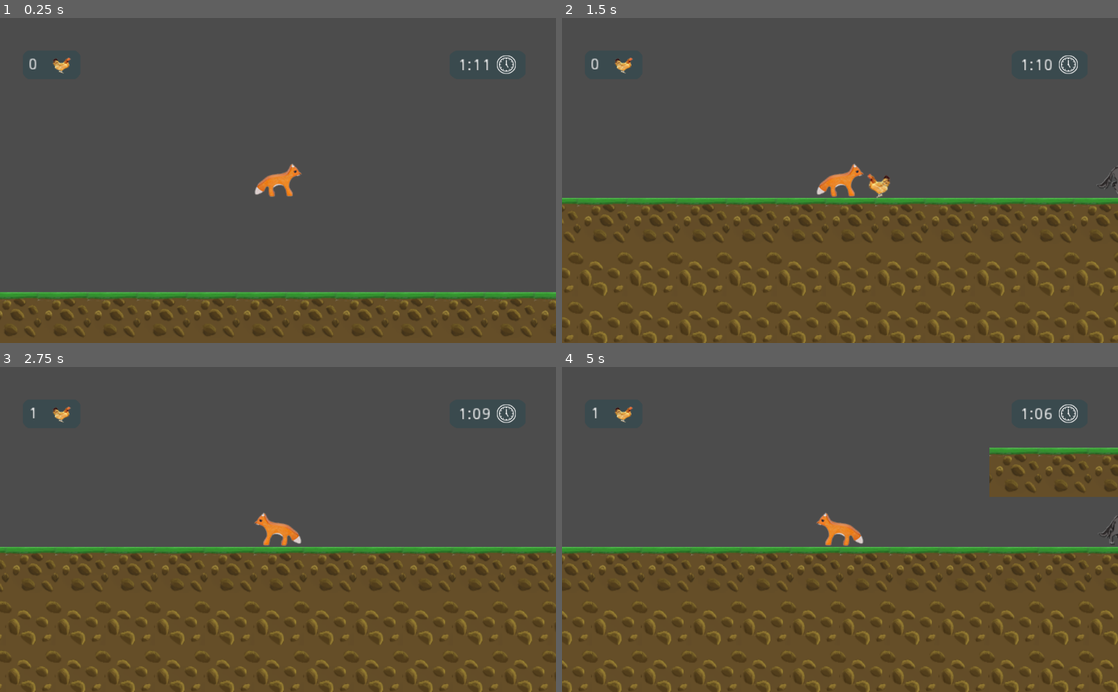
Above: before the commit, frames 1-4 (two rows, left to right).
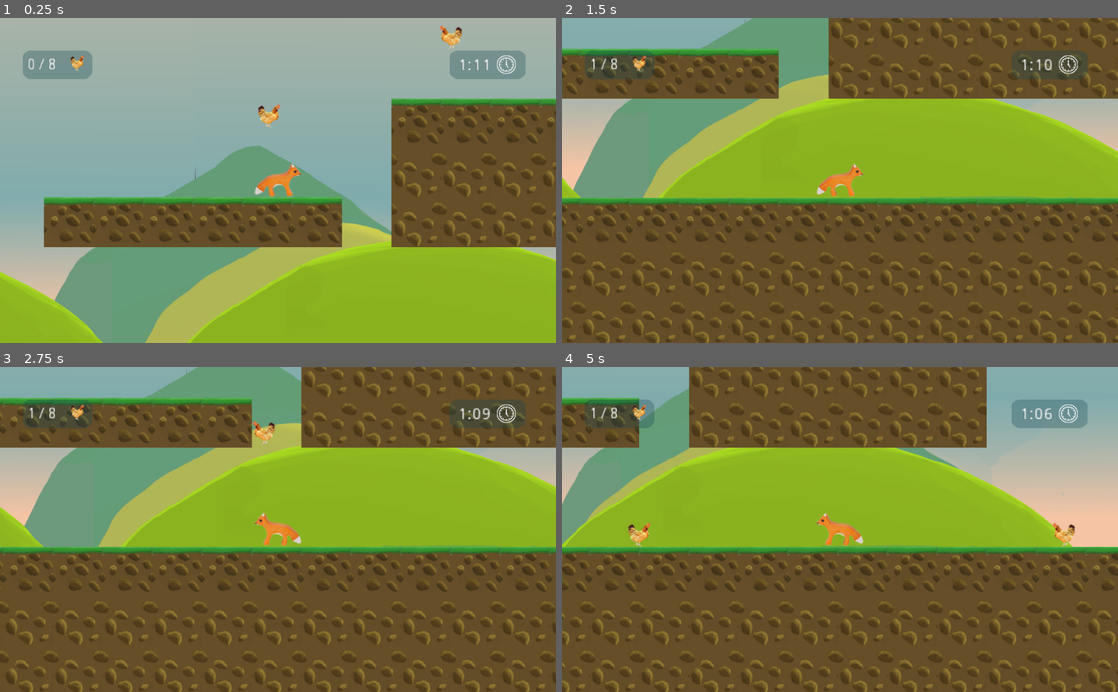
Above: after the commit, the same moments.

Repository: drxwat/ChickenAlarm
Game: Godot game, scene res://Main.tscn
The game is run twice, just before and just after one commit, with the same random seed, the same clock (stepped at 60 frames per second) and the same inputs.
Inputs:
- Up to frame 1 (0.25 s): no input
- Up to frame 2 (1.5 s): hold Right (ui_right) from 0.53 s (still down); tap Space at 0.77 s
- Up to frame 3 (2.75 s): tap Space at 1.52 s; release Right (ui_right) at 2.03 s; hold Left (ui_left) from 2.03 s (still down)
- Up to frame 4 (5 s): release Left (ui_left) at 2.78 s; hold Right (ui_right) 2.78-4.28 s; tap Space at 3.02, 3.77, 4.52 s; hold Left (ui_left) from 4.28 s (still down)

The runs differ from the first frame. In frame 1, 100% of the frame differs, in the area x 0-100%, y 0-100%; in frame 2, 58%; in frame 3, 58%; in frame 4, 59%.

Commit message:
chicken sfx refactoring

Diff:
--- a/Main.gd
+++ b/Main.gd
@@ -2,6 +2,8 @@
 
 var gui_time: Label
 var gui_chick_num: Label
+var catched_chickens := 0
+onready var chickens_num := $Chickens.get_child_count()
 
 export var time_left := 71
 
@@ -10,12 +12,16 @@
 	gui_time.text = format_time(time_left)
 
 	gui_chick_num = $Player/GUI/NinePatchRect/ChickensNum
-	gui_chick_num.text = "0"
+	set_catched_chickens_n(catched_chickens, chickens_num)
 
 
 func _on_Timer_timeout():
+	if (time_left <= 0):
+		return
 	time_left -= 1
 	gui_time.text = format_time(time_left)
+	check_game_over()
+
 
 func format_time(seconds: int):
 	var minutes = seconds / 60
@@ -25,5 +31,16 @@
 
 
 func _on_Player_on_chicken_catch(chicken_node):
+	catched_chickens += 1
 	chicken_node.queue_free()
-	gui_chick_num.text = str(int(gui_chick_num.text) + 1)
+	set_catched_chickens_n(catched_chickens, chickens_num)
+
+
+func check_game_over():
+	if (catched_chickens == chickens_num):
+		print("Win")
+	if (time_left <= 0):
+		print("Lose")
+
+func set_catched_chickens_n(current: int, all: int):
+	gui_chick_num.text = "%s / %s" % [current, all]
--- a/Main.tscn
+++ b/Main.tscn
@@ -10,45 +10,19 @@
 [ext_resource path="res://scenes/GUI.tscn" type="PackedScene" id=8]
 [ext_resource path="res://sfx/Randall Lewis - Chicken Alarm.wav" type="AudioStream" id=9]
 [ext_resource path="res://Main.gd" type="Script" id=10]
-[ext_resource path="res://textures/dog/dog-attk-4.png" type="Texture" id=11]
-[ext_resource path="res://textures/dog/dog-attk-1.png" type="Texture" id=12]
-[ext_resource path="res://textures/dog/dog-attk-2.png" type="Texture" id=13]
-[ext_resource path="res://textures/dog/dog-attk-3.png" type="Texture" id=14]
-[ext_resource path="res://textures/dog/dog-7.png" type="Texture" id=15]
-[ext_resource path="res://textures/dog/dog-8.png" type="Texture" id=16]
-[ext_resource path="res://textures/dog/dog-5.png" type="Texture" id=17]
-[ext_resource path="res://textures/dog/dog-6.png" type="Texture" id=18]
-[ext_resource path="res://textures/dog/dog-3.png" type="Texture" id=19]
-[ext_resource path="res://textures/dog/dog-4.png" type="Texture" id=20]
-[ext_resource path="res://textures/dog/dog-idle-1.png" type="Texture" id=21]
-[ext_resource path="res://Dog.gd" type="Script" id=22]
+[ext_resource path="res://scenes/Dog.tscn" type="PackedScene" id=11]
+[ext_resource path="res://textures/background/Sky Background.PNG" type="Texture" id=12]
+[ext_resource path="res://textures/background/Hill-2.PNG" type="Texture" id=13]
+[ext_resource path="res://textures/background/Hill-3.PNG" type="Texture" id=14]
+[ext_resource path="res://textures/background/Hill-1.PNG" type="Texture" id=15]
+[ext_resource path="res://sfx/chicken-1.wav" type="AudioStream" id=16]
+[ext_resource path="res://sfx/chicken-2.wav" type="AudioStream" id=17]
 
 [sub_resource type="RectangleShape2D" id=1]
 extents = Vector2( 30, 22 )
 
 [sub_resource type="RectangleShape2D" id=2]
 extents = Vector2( 35, 25 )
-
-[sub_resource type="SpriteFrames" id=3]
-animations = [ {
-"frames": [ ExtResource( 21 ) ],
-"loop": true,
-"name": "idle",
-"speed": 5.0
-}, {
-"frames": [ ExtResource( 12 ), ExtResource( 13 ), ExtResource( 14 ), ExtResource( 11 ) ],
-"loop": true,
-"name": "attack",
-"speed": 5.0
-}, {
-"frames": [ ExtResource( 19 ), ExtResource( 20 ), ExtResource( 17 ), ExtResource( 18 ), ExtResource( 15 ), ExtResource( 16 ) ],
-"loop": true,
-"name": "walk",
-"speed": 8.0
-} ]
-
-[sub_resource type="RectangleShape2D" id=4]
-extents = Vector2( 40, 28 )
 
 [node name="Root" type="Node2D"]
 script = ExtResource( 10 )
@@ -64,7 +38,7 @@
 script = ExtResource( 4 )
 
 [node name="Player" type="KinematicBody2D" parent="."]
-position = Vector2( -330.772, -183.99 )
+position = Vector2( 1069.64, -233.571 )
 collision_mask = 3
 script = ExtResource( 3 )
 __meta__ = {
@@ -92,6 +66,12 @@
 [node name="Jump" type="AudioStreamPlayer2D" parent="Player/SFX"]
 stream = ExtResource( 5 )
 
+[node name="chicken-1" type="AudioStreamPlayer2D" parent="Player/SFX"]
+stream = ExtResource( 16 )
+
+[node name="chicken-2" type="AudioStreamPlayer2D" parent="Player/SFX"]
+stream = ExtResource( 17 )
+
 [node name="GUI" parent="Player" instance=ExtResource( 8 )]
 margin_left = -357.306
 margin_top = -210.376
@@ -109,6 +89,15 @@
 
 [node name="Chicken" parent="Chickens" instance=ExtResource( 7 )]
 
+[node name="Chicken6" parent="Chickens" instance=ExtResource( 7 )]
+position = Vector2( 1046.41, -336.984 )
+
+[node name="Chicken7" parent="Chickens" instance=ExtResource( 7 )]
+position = Vector2( 605.367, -302.617 )
+
+[node name="Chicken8" parent="Chickens" instance=ExtResource( 7 )]
+position = Vector2( 1302.73, -438.653 )
+
 [node name="Chicken2" parent="Chickens" instance=ExtResource( 7 )]
 position = Vector2( -821.751, -236.065 )
 
@@ -124,22 +113,48 @@
 [node name="Timer" type="Timer" parent="."]
 autostart = true
 
-[node name="Dog" type="KinematicBody2D" parent="."]
-position = Vector2( 257.893, -32.6314 )
-collision_layer = 4
-script = ExtResource( 22 )
-__meta__ = {
-"_edit_group_": true
-}
+[node name="Dog" parent="." instance=ExtResource( 11 )]
 
-[node name="AnimatedSprite" type="AnimatedSprite" parent="Dog"]
-frames = SubResource( 3 )
-animation = "walk"
-frame = 4
+[node name="ParallaxBackground" type="ParallaxBackground" parent="."]
 
-[node name="CollisionShape2D" type="CollisionShape2D" parent="Dog"]
-position = Vector2( 0, 4 )
-shape = SubResource( 4 )
+[node name="Sky" type="ParallaxLayer" parent="ParallaxBackground"]
+motion_scale = Vector2( 0.1, 1 )
+motion_mirroring = Vector2( 1520, 0 )
+
+[node name="Sprite" type="Sprite" parent="ParallaxBackground/Sky"]
+texture = ExtResource( 12 )
+centered = false
+offset = Vector2( 0, -960 )
+
+[node name="Hills3" type="ParallaxLayer" parent="ParallaxBackground"]
+motion_scale = Vector2( 0.2, 1 )
+motion_mirroring = Vector2( 760, 0 )
+
+[node name="Sprite" type="Sprite" parent="ParallaxBackground/Hills3"]
+scale = Vector2( 0.5, 0.5 )
+texture = ExtResource( 14 )
+centered = false
+offset = Vector2( 0, -960 )
+
+[node name="Hills2" type="ParallaxLayer" parent="ParallaxBackground"]
+motion_scale = Vector2( 0.5, 1 )
+motion_mirroring = Vector2( 760, 0 )
+
+[node name="Sprite" type="Sprite" parent="ParallaxBackground/Hills2"]
+scale = Vector2( 0.5, 0.5 )
+texture = ExtResource( 13 )
+centered = false
+offset = Vector2( 0, -960 )
+
+[node name="Hills-1" type="ParallaxLayer" parent="ParallaxBackground"]
+motion_scale = Vector2( 0.7, 1 )
+motion_mirroring = Vector2( 760, 0 )
+
+[node name="Sprite" type="Sprite" parent="ParallaxBackground/Hills-1"]
+scale = Vector2( 0.5, 0.5 )
+texture = ExtResource( 15 )
+centered = false
+offset = Vector2( 0, -960 )
 [connection signal="on_chicken_catch" from="Player" to="." method="_on_Player_on_chicken_catch"]
 [connection signal="body_shape_entered" from="Player/EnemyDetector" to="Player" method="_on_EnemyDetector_body_shape_entered"]
 [connection signal="timeout" from="Timer" to="." method="_on_Timer_timeout"]
--- a/Player.gd
+++ b/Player.gd
@@ -18,6 +18,9 @@
 var digging_cell = null
 var digging_time = CELL_DIGGING_TIME
 var direction = DIRECTION.Right
+
+onready var sfx_chicken_1 := $"SFX/chicken-1"
+onready var sfx_chicken_2 := $"SFX/chicken-2"
 
 onready var ground_tm: Node2D = get_tree().get_root().get_node("Root/Ground")
 onready var dig_player := $SFX/Digging
@@ -101,6 +104,8 @@
 
 
 func _on_EnemyDetector_body_shape_entered(body_id, body, body_shape, area_shape):
+	if (rand_range(-1, 1) > 0):
+		sfx_chicken_1.play(0)
+	else:
+		sfx_chicken_2.play(0)
 	emit_signal("on_chicken_catch", body)
-#	body.queue_free()
-#	print(body)
--- a/scenes/Chicken.tscn
+++ b/scenes/Chicken.tscn
@@ -1,7 +1,9 @@
-[gd_scene load_steps=4 format=2]
+[gd_scene load_steps=6 format=2]
 
 [ext_resource path="res://Chicken.gd" type="Script" id=1]
 [ext_resource path="res://textures/chicken-1.png" type="Texture" id=2]
+[ext_resource path="res://sfx/chicken-1.wav" type="AudioStream" id=3]
+[ext_resource path="res://sfx/chicken-2.wav" type="AudioStream" id=4]
 
 [sub_resource type="RectangleShape2D" id=1]
 extents = Vector2( 15, 15 )
@@ -19,3 +21,13 @@
 
 [node name="CollisionShape2D" type="CollisionShape2D" parent="."]
 shape = SubResource( 1 )
+
+[node name="SFX" type="Node2D" parent="."]
+
+[node name="chicken-1" type="AudioStreamPlayer2D" parent="SFX"]
+stream = ExtResource( 3 )
+volume_db = 10.0
+
+[node name="chicken-2" type="AudioStreamPlayer2D" parent="SFX"]
+stream = ExtResource( 4 )
+volume_db = 10.0
--- a/scenes/GUI.tscn
+++ b/scenes/GUI.tscn
@@ -22,7 +22,7 @@
 margin_top = 41.9776
 margin_right = 103.818
 margin_bottom = 83.9776
-rect_scale = Vector2( 0.97596, 0.878929 )
+rect_scale = Vector2( 1.17596, 0.878929 )
 texture = ExtResource( 2 )
 patch_margin_left = 55
 patch_margin_top = 42
@@ -32,20 +32,26 @@
 }
 
 [node name="ChickensNum" type="Label" parent="NinePatchRect"]
-margin_left = 7.14251
+margin_left = 5.00918
 margin_top = 9.74373
-margin_right = 47.1425
+margin_right = 45.0092
 margin_bottom = 23.7437
-rect_scale = Vector2( 1.56691, 1.64928 )
-text = "10"
+rect_scale = Vector2( 1.08622, 1.64928 )
+text = "10/10"
+__meta__ = {
+"_edit_use_anchors_": false
+}
 
 [node name="TextureRect" type="TextureRect" parent="NinePatchRect"]
-margin_left = 39.2757
-margin_top = 9.76815
-margin_right = 79.2757
-margin_bottom = 49.7682
-rect_scale = Vector2( 0.807181, 0.752946 )
+margin_left = 52.3662
+margin_top = 7.36116
+margin_right = 92.3662
+margin_bottom = 47.3612
+rect_scale = Vector2( 0.511238, 0.752946 )
 texture = ExtResource( 1 )
+__meta__ = {
+"_edit_use_anchors_": false
+}
 
 [node name="NinePatchRect2" type="NinePatchRect" parent="."]
 margin_left = 577.548
Not shown: 1 places in Main.tscn that only renumber resources
Not shown, added: sfx/chicken-1.wav.import
Not shown, added: sfx/chicken-2.wav.import
Binary file added: textures/background/Hill-1.PNG
Not shown, added: textures/background/Hill-1.PNG.import
Binary file added: textures/background/Hill-2.PNG
Not shown, added: textures/background/Hill-2.PNG.import
Binary file added: textures/background/Hill-3.PNG
Not shown, added: textures/background/Hill-3.PNG.import
Binary file added: textures/background/Sky Background.PNG
Not shown, added: textures/background/Sky Background.PNG.import
Not shown, changed: build/ChickenAlarm.pck
(and 3 more such lines)
